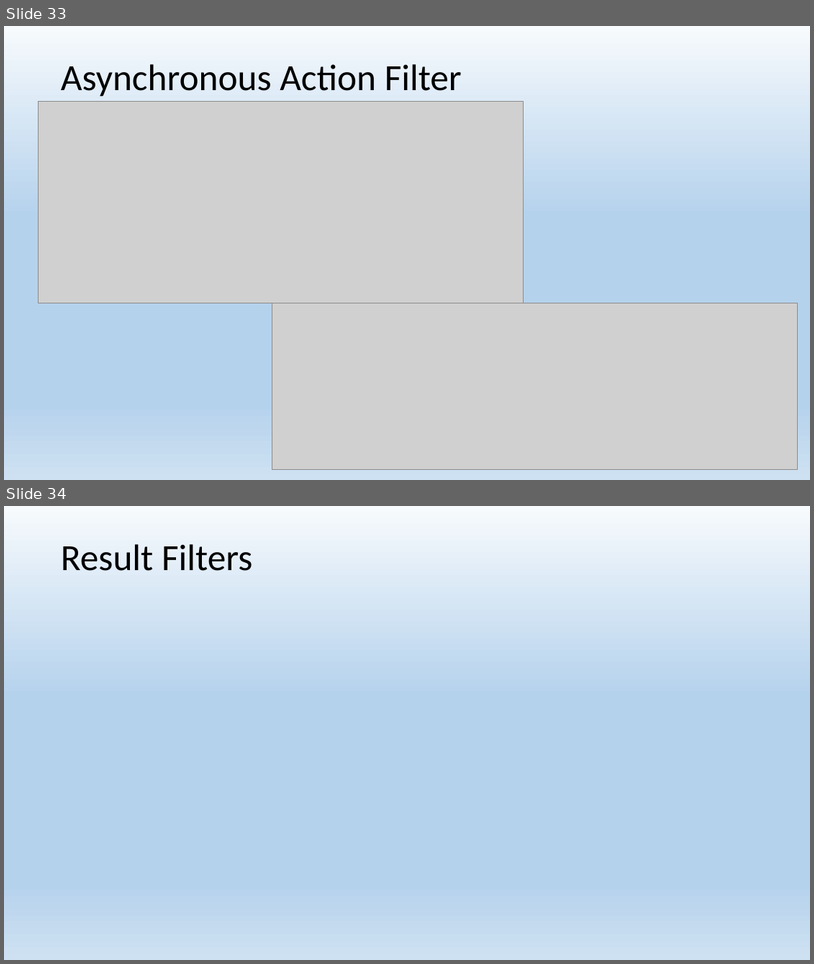
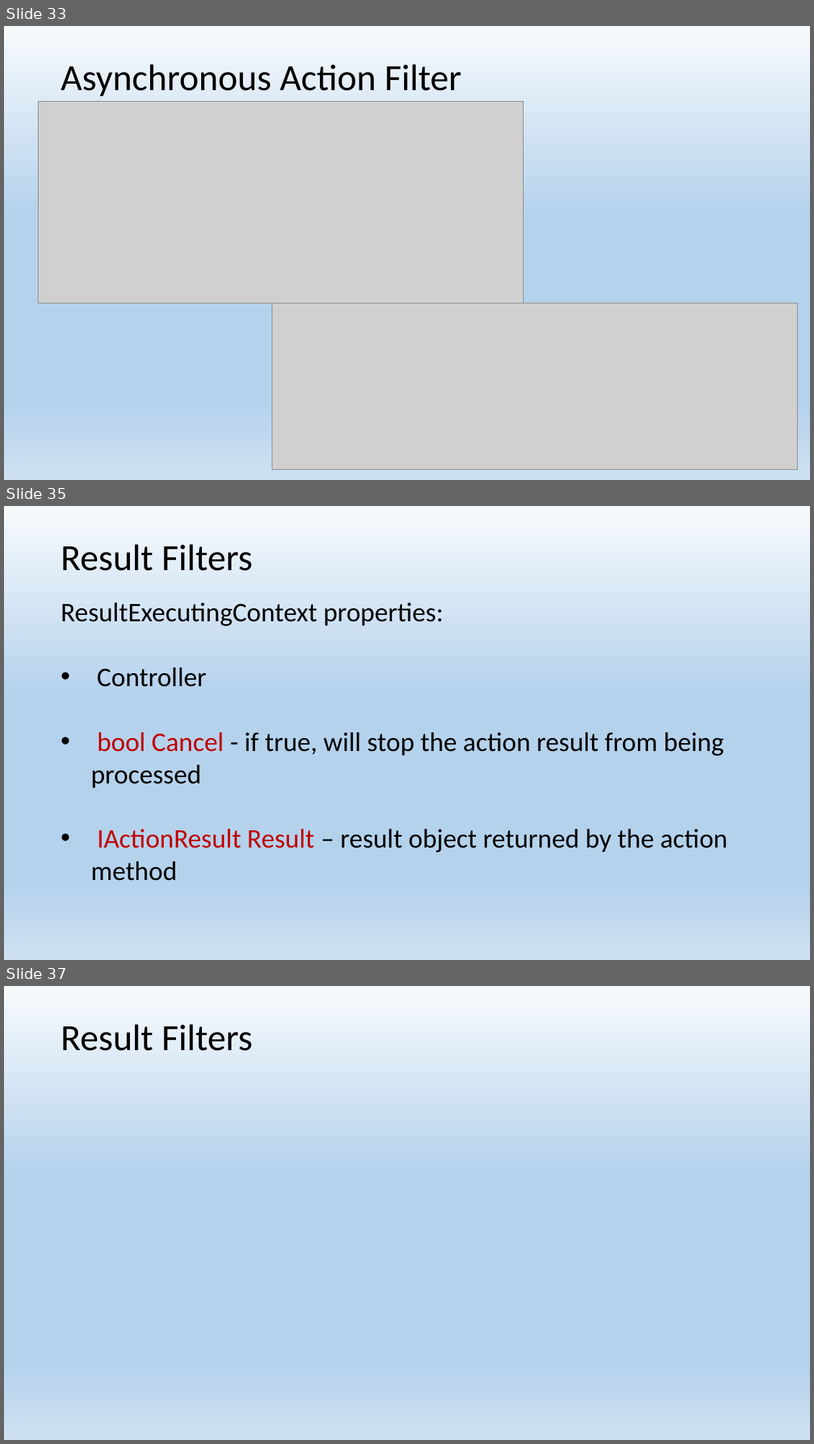
Before and after one commit to EPilyaev/ASPNetCoreMVC, a slide deck: AspNetCoreMVC.pptx. Shown one above the other, each under a label of ours: slides 33 and 34 before the commit, slides 33, 35 and 37 after it; the slides between them are not shown. The pictures are 814x964 and 814x1444 pixels, drawn with LibreOffice and Linux fonts; fonts in the diff are those of the drawing; grey boxes stand for pictures. Boxes give left, top, right and bottom in pixels: in the first picture for what was removed or moved away, otherwise in the second. Text is boxed around its words. In the diff, an @@ line names an element or a change of style, - is before the commit and + after.

Commit message:
Start Result filters

```diff
--- a/AspNetCoreMVC.pptx
+++ b/AspNetCoreMVC.pptx
@@ slide 35 added at box(4, 506, 810, 960), background gradient #F7FAFD to #B5D2EC to #CEE1F2 @@
@@ title added at box(61, 544, 252, 571), 44 pt, text #000000 @@
+Result Filters
@@ text added at box(61, 602, 728, 880), 32 pt, text #000000 @@
+ResultExecutingContext properties:
+• Controller
+• bool Cancel - if true, will stop the action result from being processed
+• IActionResult Result – result object returned by the action method
@@ what was slide 34 is now slide 37 @@
```
Also in this commit, not shown: 2 other slides added.
